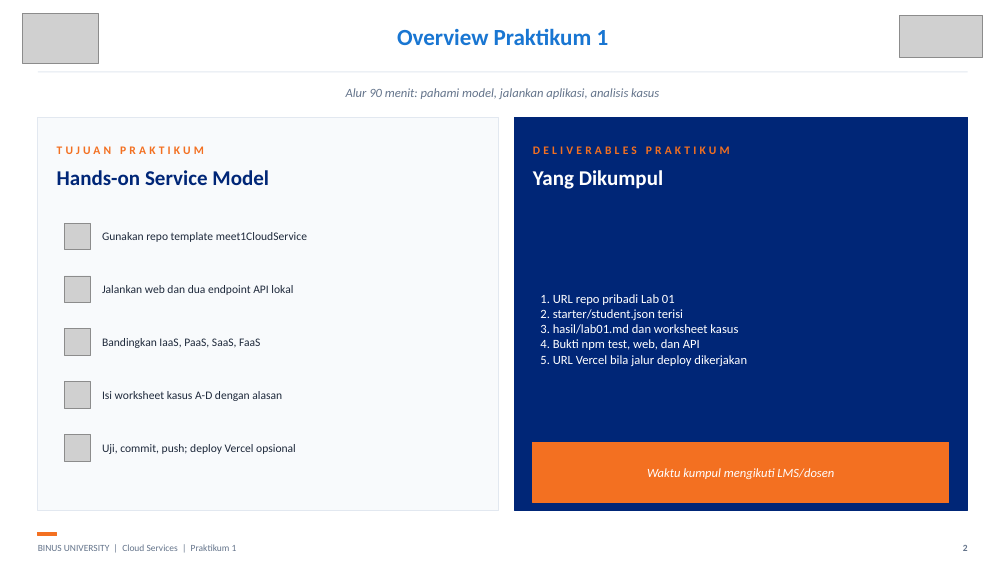
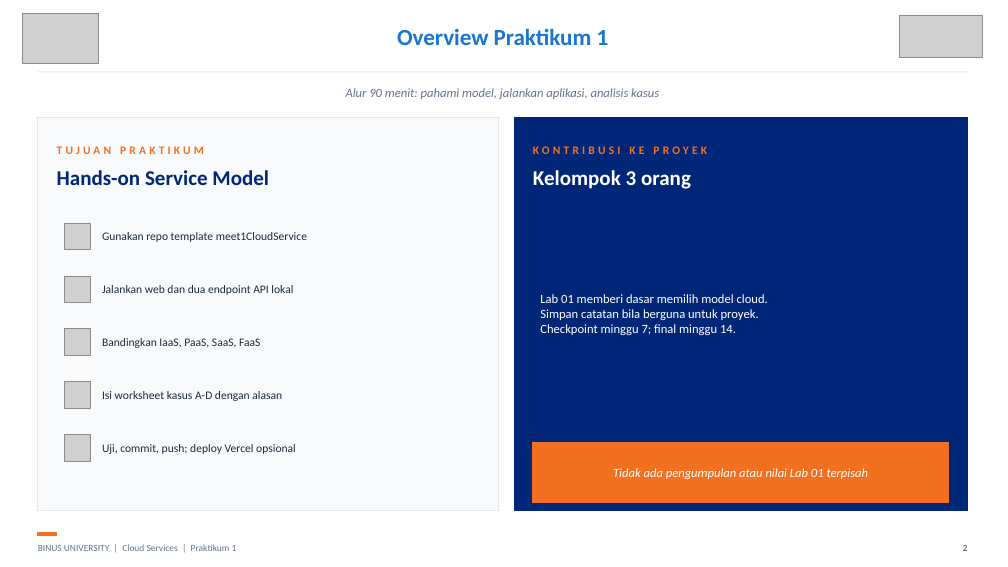
Before and after one commit to SeedFlora/meet1CloudService, a slide deck: slide 2 of slides/LAB01_Pengantar_Cloud_Hands_On_Final.pptx. Drawn at 1008x567 pixels with LibreOffice and Linux fonts; fonts in the diff are those of the drawing; grey boxes stand for pictures. Boxes give left, top, right and bottom in pixels: in the first picture for what was removed or moved away, otherwise in the second. Text is boxed around its words. In the diff, an @@ line names an element or a change of style, - is before the commit and + after.

```diff
--- a/slides/LAB01_Pengantar_Cloud_Hands_On_Final.pptx
+++ b/slides/LAB01_Pengantar_Cloud_Hands_On_Final.pptx
@@ text at bbox=[533, 146, 707, 189]: text changed @@
-DELIVERABLES PRAKTIKUM
-Yang Dikumpul
+KONTRIBUSI KE PROYEK
+Kelompok 3 orang
@@ text at bbox=[540, 294, 768, 335]: text changed @@
-1. URL repo pribadi Lab 01
-2. starter/student.json terisi
-3. hasil/lab01.md dan worksheet kasus
-4. Bukti npm test, web, dan API
-5. URL Vercel bila jalur deploy dikerjakan
+Lab 01 memberi dasar memilih model cloud.
+Simpan catatan bila berguna untuk proyek.
+Checkpoint minggu 7; final minggu 14.
@@ text at bbox=[613, 468, 869, 479]: text changed @@
-Waktu kumpul mengikuti LMS/dosen
+Tidak ada pengumpulan atau nilai Lab 01 terpisah
```
Also in this commit, not shown: 6 other slides changed, 11 other files.
